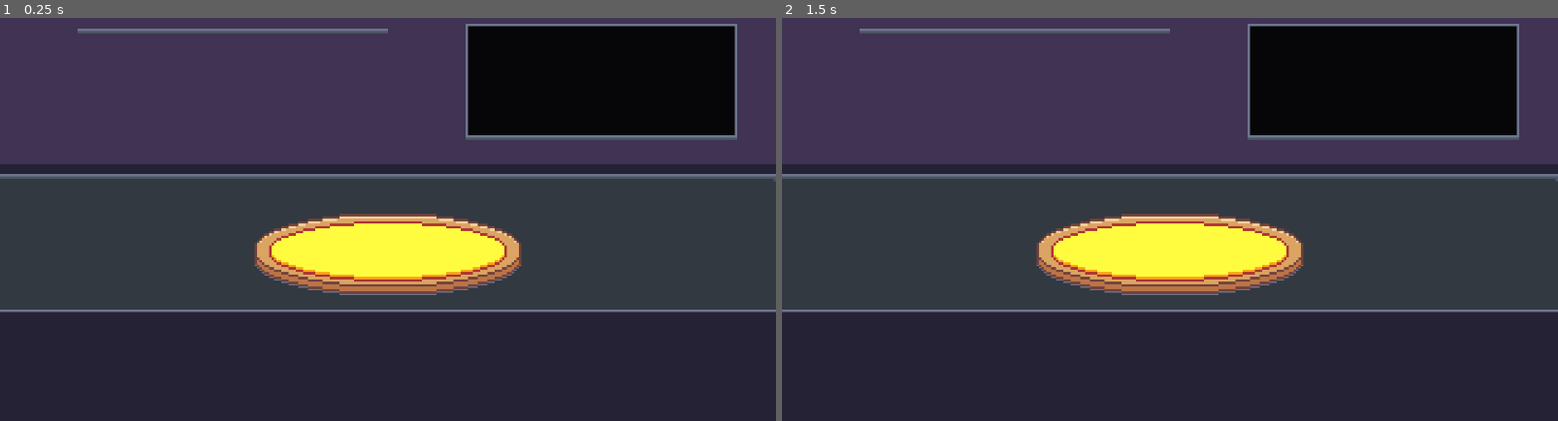
Above: before the commit, frames 1-2 (left to right).
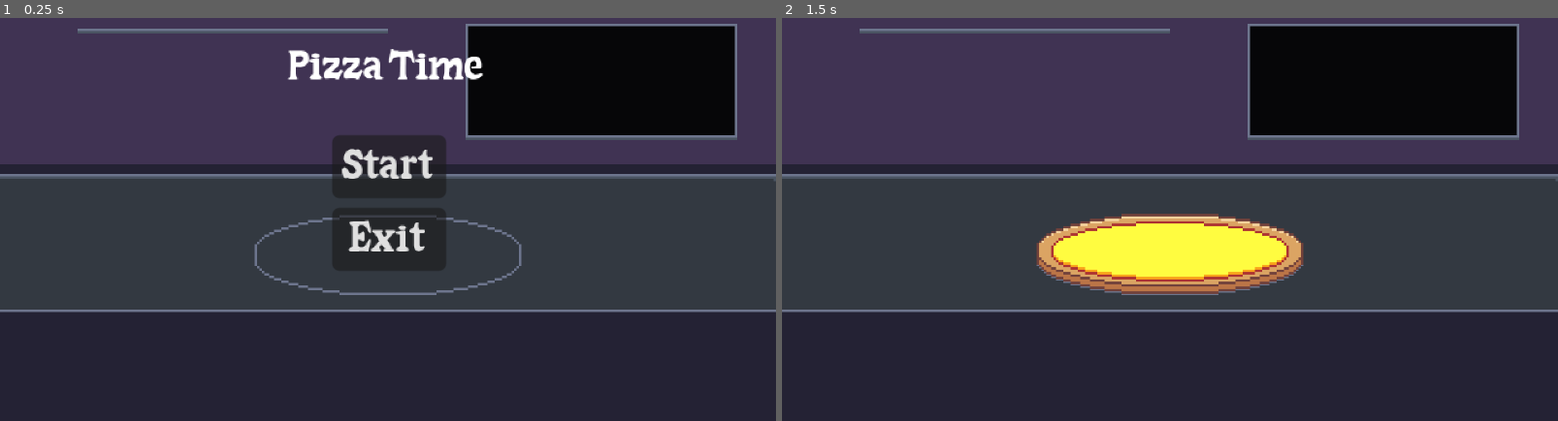
Above: after the commit, the same moments.

Repository: Icarus003/pizza_time
Game: Godot game, scene res://Scenes/main_menu.tscn
Two runs of this game, one before a commit and one after it. Both use one fixed random seed, a clock stepped at 60 frames per second and the inputs below. Before the commit the project starts from res://Scenes/main.tscn.
Inputs (mouse positions are in pixels of both pictures, inside the frame that each line leads up to):
- Up to frame 1 (0.25 s): no input
- Up to frame 2 (1.5 s): click (1170, 167) at 0.5 s, where only the run after the commit has a clickable "Start"; tap Enter at 1.25 s

The runs differ from the first frame. In frame 1, 8.0% of the frame differs, in the area x 32-68%, y 7-69%; in frame 2, nothing differs.

Commit message:
Added main menu as starting scene with working start and exit buttons. Turned music in main to loop.

Diff:
--- /dev/null
+++ b/Scenes/main_menu.tscn
@@ -0,0 +1,59 @@
+[gd_scene format=3 uid="uid://2yvq6yiiep7y"]
+
+[ext_resource type="Script" uid="uid://diogpnw6nc1vc" path="res://Scripts/main_menu.gd" id="1_1ehe0"]
+[ext_resource type="Texture2D" uid="uid://c7n1w12k6bcga" path="res://Assets/GameJam_Pizzashop_Canvas.png" id="1_28flt"]
+[ext_resource type="FontFile" uid="uid://bn6e76s1dg4c5" path="res://Assets/Caesar Little SS.ttf" id="2_48xlc"]
+
+[node name="main menu" type="Control" unique_id=791669268]
+layout_mode = 3
+anchors_preset = 15
+anchor_right = 1.0
+anchor_bottom = 1.0
+grow_horizontal = 2
+grow_vertical = 2
+script = ExtResource("1_1ehe0")
+
+[node name="GameJamPizzashopCanvas" type="Sprite2D" parent="." unique_id=259343324]
+position = Vector2(160, 90)
+texture = ExtResource("1_28flt")
+
+[node name="title" type="Label" parent="." unique_id=1735908919]
+layout_mode = 1
+anchors_preset = 5
+anchor_left = 0.5
+anchor_right = 0.5
+offset_left = -41.0
+offset_top = 25.0
+offset_right = 41.0
+offset_bottom = 48.0
+grow_horizontal = 2
+theme_override_fonts/font = ExtResource("2_48xlc")
+text = "Pizza Time"
+
+[node name="button container" type="VBoxContainer" parent="." unique_id=1881046803]
+layout_mode = 1
+anchors_preset = 8
+anchor_left = 0.5
+anchor_top = 0.5
+anchor_right = 0.5
+anchor_bottom = 0.5
+offset_left = -23.0
+offset_top = -33.0
+offset_right = 23.0
+offset_bottom = 33.0
+grow_horizontal = 2
+grow_vertical = 2
+alignment = 1
+
+[node name="start button" type="Button" parent="button container" unique_id=1417308497]
+layout_mode = 2
+theme_override_fonts/font = ExtResource("2_48xlc")
+text = "Start"
+
+[node name="exit button" type="Button" parent="button container" unique_id=1839987705]
+layout_mode = 2
+theme_override_fonts/font = ExtResource("2_48xlc")
+text = "Exit"
+
+[connection signal="pressed" from="button container/start button" to="." method="_on_start_button_pressed"]
+[connection signal="pressed" from="button container/exit button" to="." method="_on_exit_button_pressed"]
--- /dev/null
+++ b/Scripts/main_menu.gd
@@ -0,0 +1,10 @@
+extends Control
+
+
+
+func _on_start_button_pressed() -> void:
+	get_tree().change_scene_to_file("res://Scenes/main.tscn")
+
+
+func _on_exit_button_pressed() -> void:
+	get_tree().quit()
--- a/project.godot
+++ b/project.godot
@@ -11,7 +11,7 @@
 [application]
 
 config/name="New Game Project"
-run/main_scene="uid://155xx7s6y6ta"
+run/main_scene="uid://2yvq6yiiep7y"
 config/features=PackedStringArray("4.7", "Forward Plus")
 config/icon="res://icon.svg"
 
Binary file added: Assets/Caesar Little SS.ttf
Not shown, added: Assets/Caesar Little SS.ttf.import
Not shown, added: Scripts/main_menu.gd.uid
